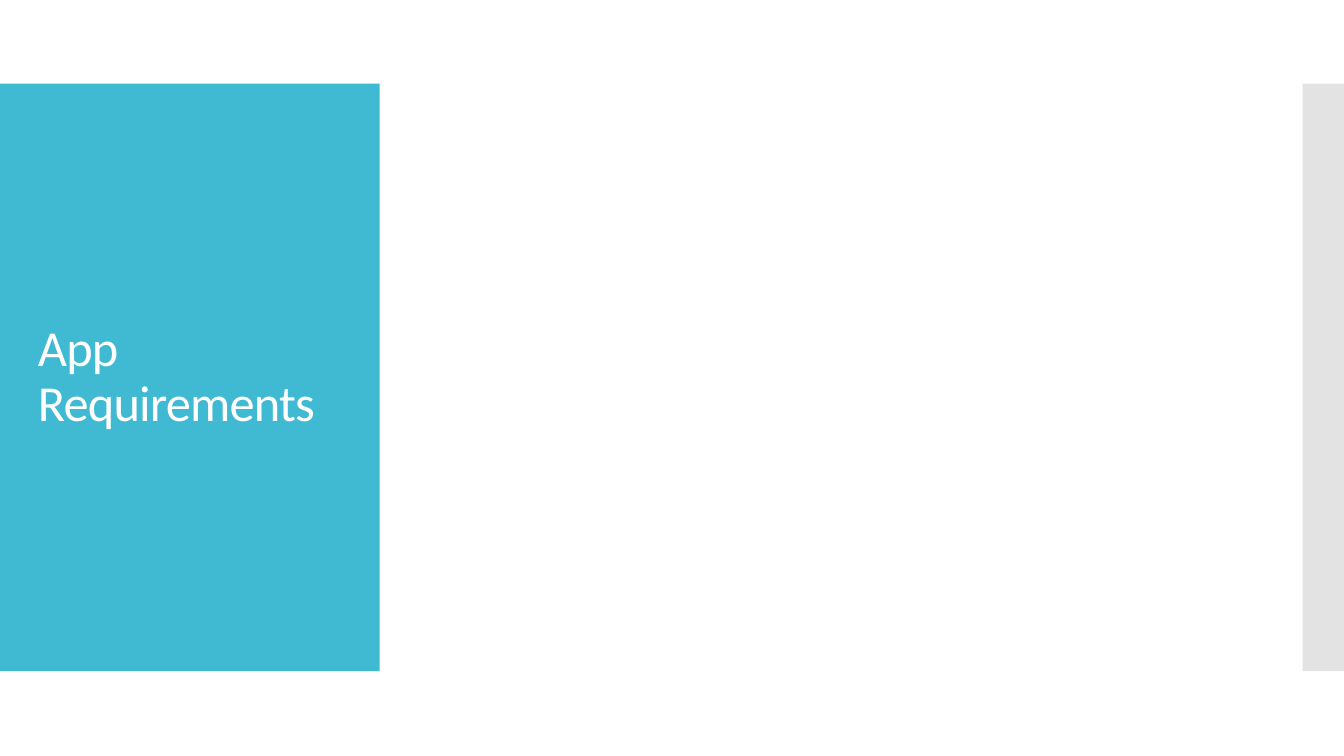
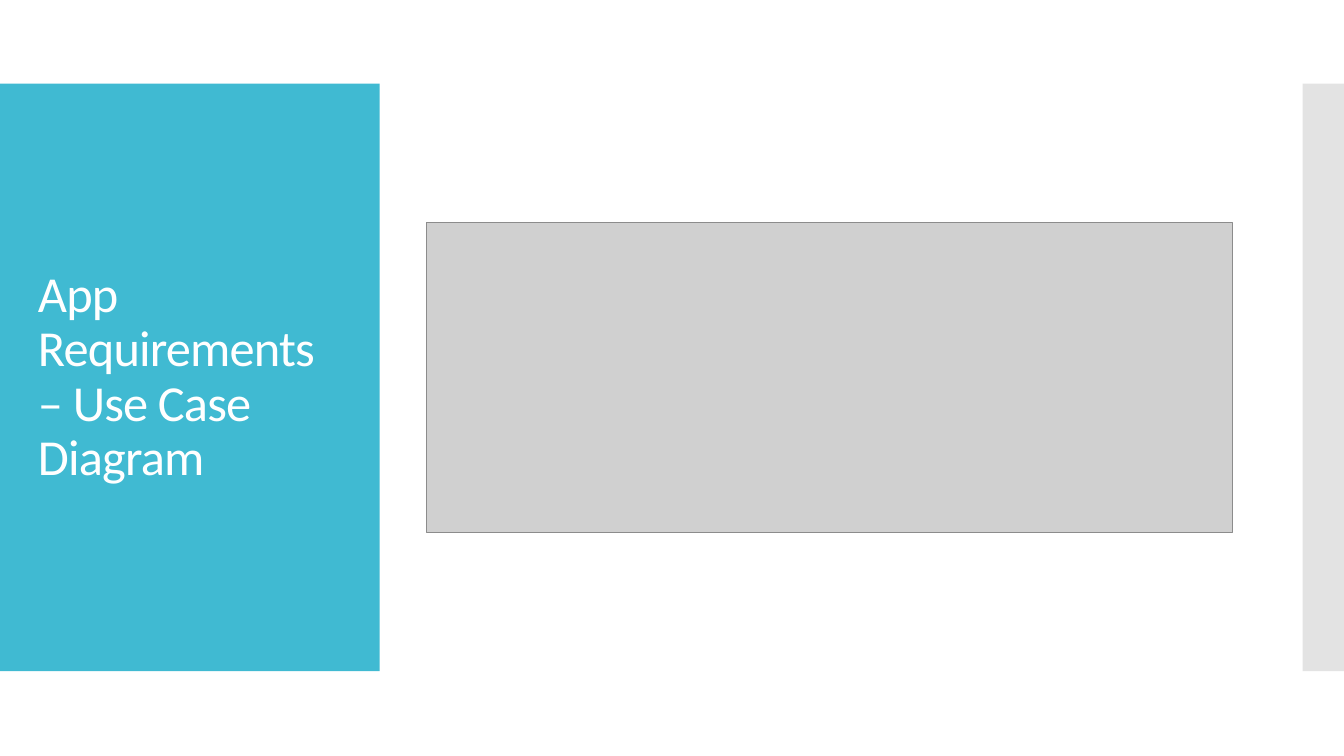
Before and after one commit to AlexanderEDavis/MobileandWebTechnologiesCoursework-TaskMaster, a slide deck: slide 4 of Coursework Presentation.pptx. Drawn at 1344x756 pixels with LibreOffice and Linux fonts; fonts in the diff are those of the drawing; grey boxes stand for pictures. Boxes give left, top, right and bottom in pixels: in the first picture for what was removed or moved away, otherwise in the second. Text is boxed around its words. In the diff, an @@ line names an element or a change of style, - is before the commit and + after.

```diff
--- a/Coursework Presentation.pptx
+++ b/Coursework Presentation.pptx
@@ picture added at (x1=426, y1=223, x2=1233, y2=532) @@
@@ title at (x1=38, y1=279, x2=315, y2=484): text changed @@
-App Requirements
+App Requirements – Use Case Diagram
```
Also in this commit, not shown: 1 other slide changed, 2 other files.
